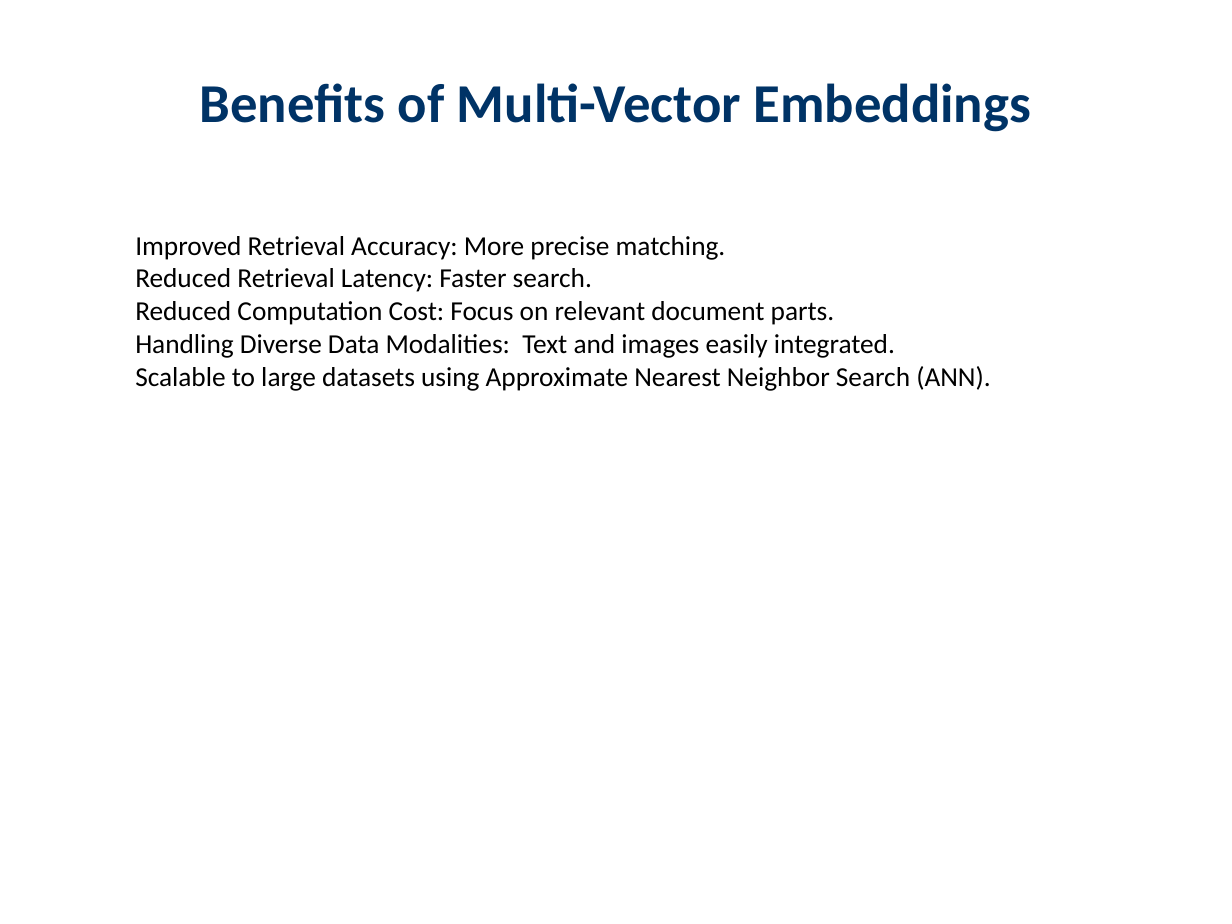
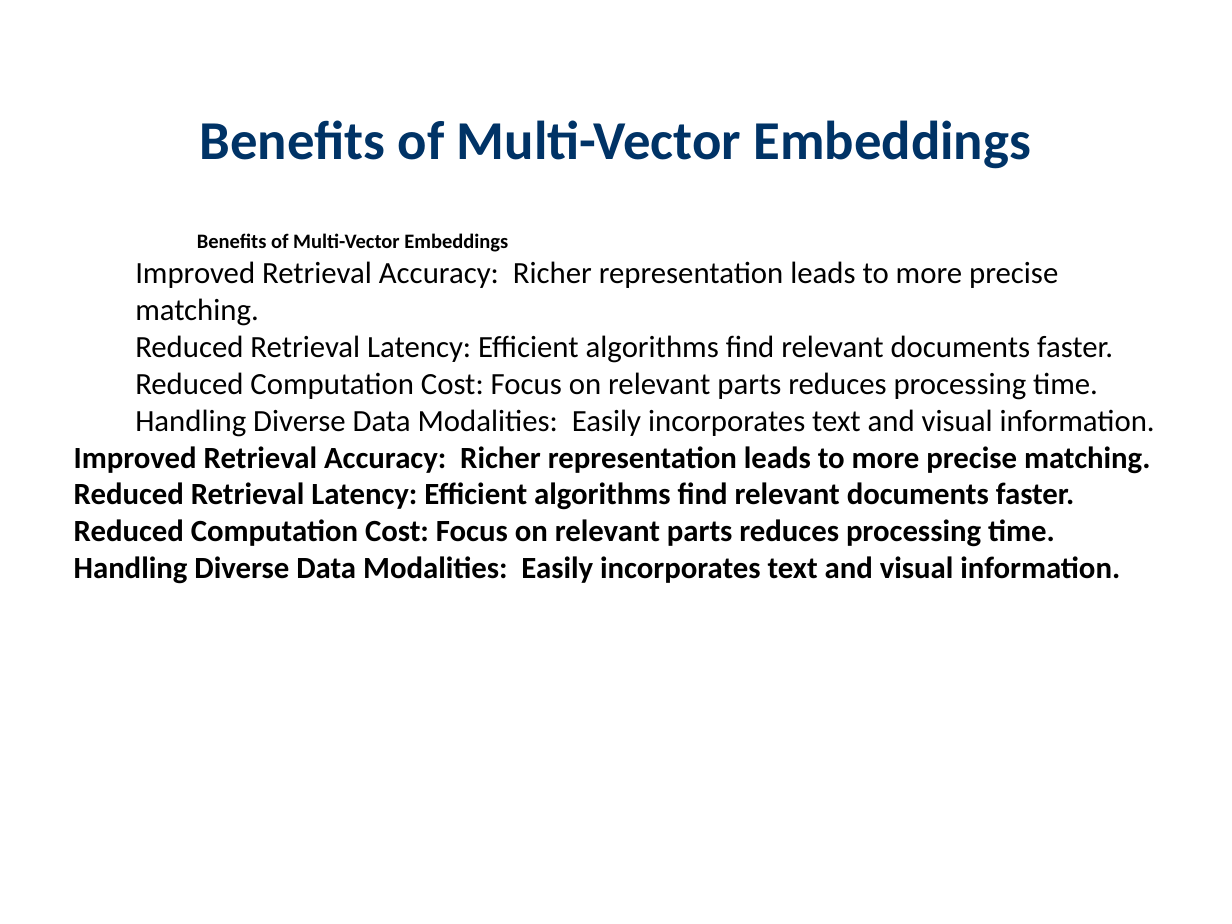
Before and after one commit to haadirakhangi/Edunexus, a slide deck: slide 4 of server-side/server/teacher/downloaded-presentations/Large Language Models/Colbert.pptx. Drawn at 1232x924 pixels with LibreOffice and Linux fonts; fonts in the diff are those of the drawing. Boxes give left, top, right and bottom in pixels: in the first picture for what was removed or moved away, otherwise in the second. Text is boxed around its words. In the diff, an @@ line names an element or a change of style, - is before the commit and + after.

```diff
--- a/server-side/server/teacher/downloaded-presentations/Large Language Models/Colbert.pptx
+++ b/server-side/server/teacher/downloaded-presentations/Large Language Models/Colbert.pptx
@@ text "Benefits of Multi-Vector Embeddings": place and size @@
-text "Benefits of Multi-Vector Embeddings" at bbox=[200, 83, 1032, 132]
+text "Benefits of Multi-Vector Embeddings" at bbox=[200, 120, 1032, 169]
@@ text at bbox=[74, 233, 1155, 584]: text changed; size 16 to 18 pt; bold on @@
-  Improved Retrieval Accuracy: More precise matching.
-  Reduced Retrieval Latency: Faster search.
-  Reduced Computation Cost: Focus on relevant document parts.
-  Handling Diverse Data Modalities: Text and images easily integrated.
-  Scalable to large datasets using Approximate Nearest Neighbor Search (ANN).
+    Benefits of Multi-Vector Embeddings
+  Improved Retrieval Accuracy: Richer representation leads to more precise matching.
+  Reduced Retrieval Latency: Efficient algorithms find relevant documents faster.
+  Reduced Computation Cost: Focus on relevant parts reduces processing time.
+  Handling Diverse Data Modalities: Easily incorporates text and visual information.
+Improved Retrieval Accuracy: Richer representation leads to more precise matching.
+Reduced Retrieval Latency: Efficient algorithms find relevant documents faster.
+Reduced Computation Cost: Focus on relevant parts reduces processing time.
+Handling Diverse Data Modalities: Easily incorporates text and visual information.
```
Also in this commit, not shown: 7 other slides changed, 5 slides added, 15 slides removed, 4 other files.
